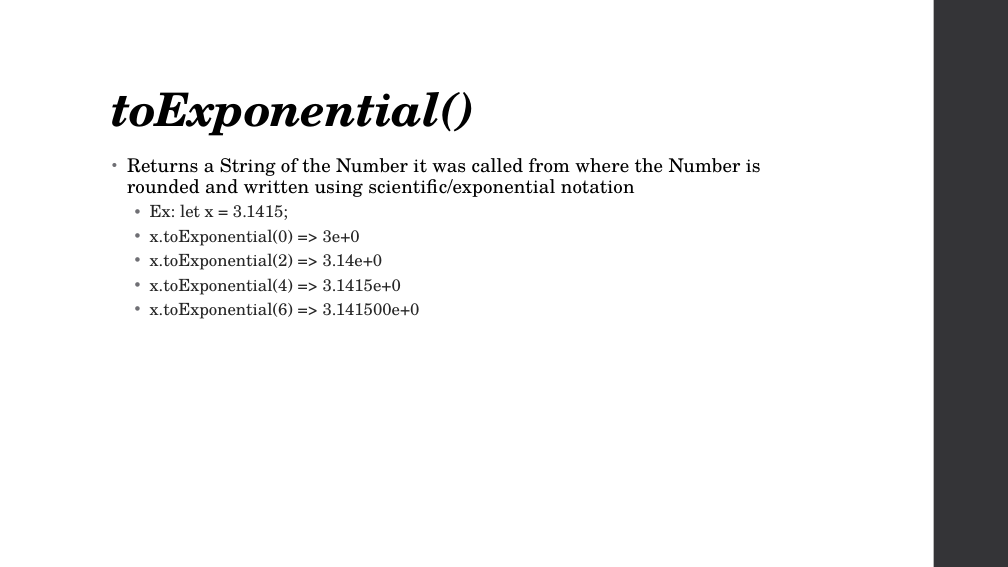
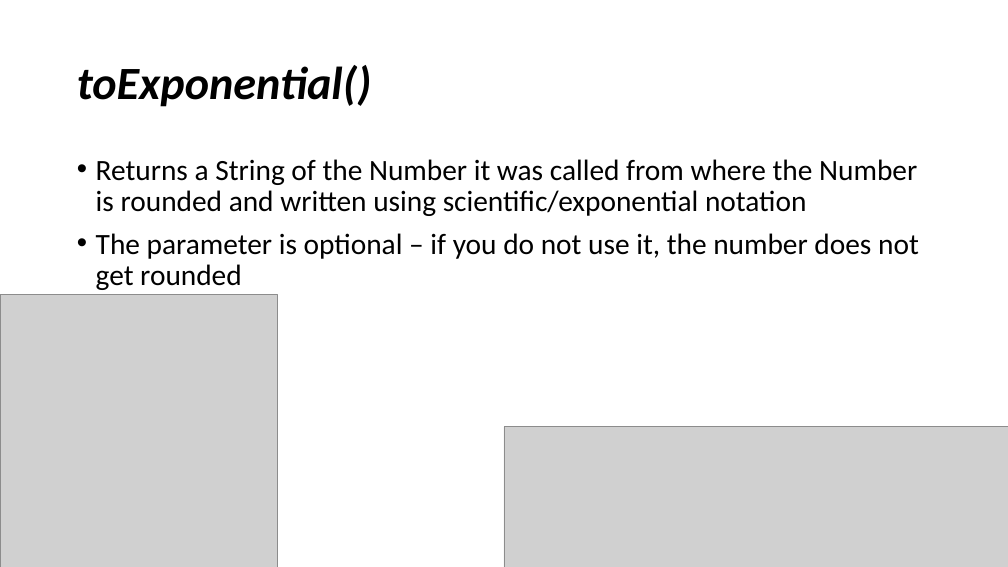
Before and after one commit to YWCANWIL-TechLab/Module4-DataTypes-Day1, a slide deck: slide 18 of slides/Numbers.pptx (slide 13 before the commit). Drawn at 1008x567 pixels with LibreOffice and Linux fonts; fonts in the diff are those of the drawing; grey boxes stand for pictures. Boxes give left, top, right and bottom in pixels: in the first picture for what was removed or moved away, otherwise in the second. Text is boxed around its words. In the diff, an @@ line names an element or a change of style, - is before the commit and + after.

Commit message:
Updated Numbers PowerPoint

```diff
--- a/slides/Numbers.pptx
+++ b/slides/Numbers.pptx
@@ rectangle removed at box(934, 0, 1008, 567) @@
@@ title "toExponential()": place and size @@
-title "toExponential()" at box(112, 92, 477, 136)
+title "toExponential()" at box(77, 65, 372, 107)
@@ title "toExponential()" at box(77, 65, 372, 107): font TeX Gyre Schola to Calibri, letter spacing -0.5 to 0 pt; vertical alignment bottom to middle @@
@@ text "Returns a String of the ...": place and size @@
-text "Returns a String of the ..." at box(127, 158, 761, 319)
+text "Returns a String of the ..." at box(96, 159, 919, 290)
@@ text at box(96, 159, 917, 216): size 18 to 28 pt, font TeX Gyre Schola to Calibri, letter spacing 0.1 to 0 pt in "Returns a String of the Number it ..."; indent changed; line spacing 0.95 to 0.9; less space between paragraphs @@
@@ text at box(96, 233, 919, 290): text changed; size 16 to 28 pt; font TeX Gyre Schola to Calibri; text colour #262626 to #000000 @@
-  • Ex: let x = 3.1415;
-  • x.toExponential(0) => 3e+0
-  • x.toExponential(2) => 3.14e+0
-  • x.toExponential(4) => 3.1415e+0
-  • x.toExponential(6) => 3.141500e+0
+• The parameter is optional – if you do not use it, the number does not get rounded
@@ picture added at box(0, 294, 278, 567) @@
@@ picture added at box(504, 427, 1008, 567) @@
```
Also in this commit, not shown: 21 other slides changed, 5 slides added, 1 other file.
